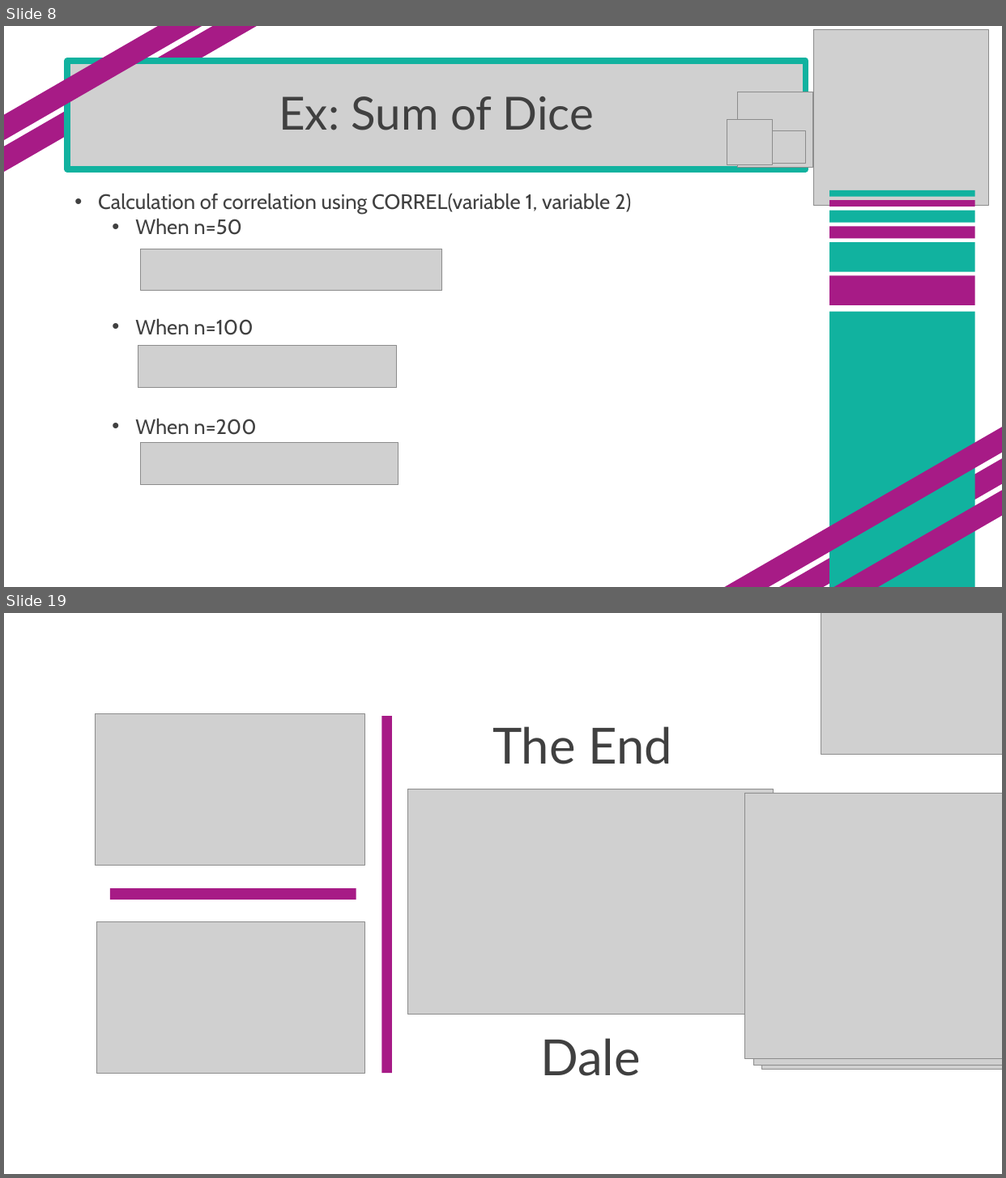
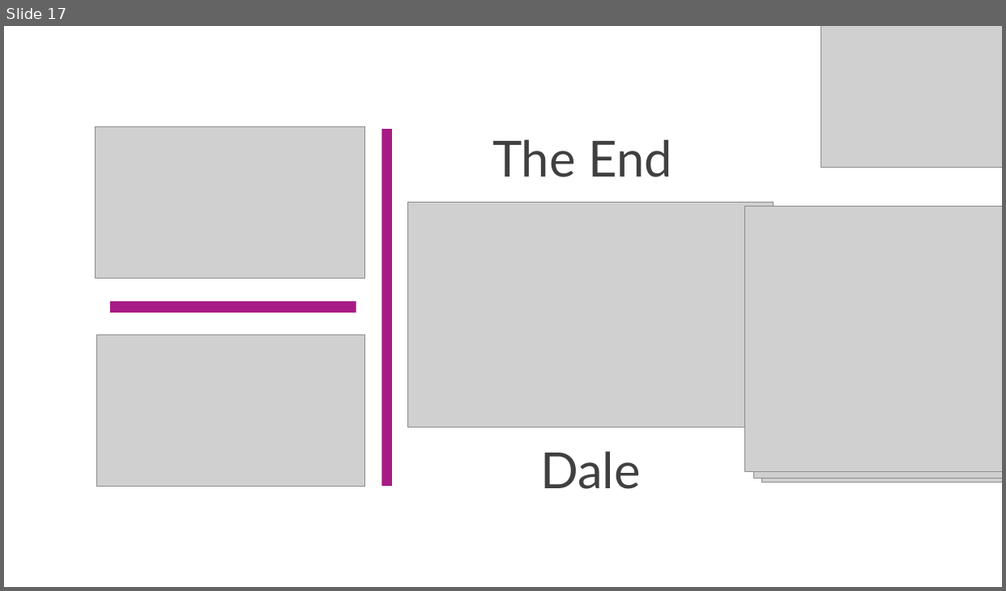
Before and after one commit to SuperMarioGiacomazzo/STOR305_WEBSITE, a slide deck: Lectures/Lecture 26/Lecture 26.pptx. Shown one above the other, each under a label of ours: slides 8 and 19 before the commit, slide 17 after it; the slides between them are not shown. The pictures are 1006x1178 and 1006x591 pixels, drawn with LibreOffice and Linux fonts; fonts in the diff are those of the drawing; grey boxes stand for pictures. Boxes give left, top, right and bottom in pixels: in the first picture for what was removed or moved away, otherwise in the second. Text is boxed around its words. In the diff, an @@ line names an element or a change of style, - is before the commit and + after.

```diff
--- a/Lectures/Lecture 26/Lecture 26.pptx
+++ b/Lectures/Lecture 26/Lecture 26.pptx
@@ slide 8 removed at (4,26,1002,587), background #FFFFFF @@
@@ rectangle removed at (4,26,268,184) @@
@@ rectangle removed at (4,26,253,160) @@
@@ picture removed at (813,30,988,205) @@
@@ picture removed at (68,62,806,169) @@
@@ title removed at (68,61,806,169) @@
-Ex: Sum of Dice
@@ picture removed at (738,92,812,168) @@
@@ picture removed at (727,120,772,165) @@
@@ picture removed at (773,130,806,164) @@
@@ text removed at (98,193,631,435) @@
-• Calculation of correlation using CORREL(variable 1, variable 2)
-  • When n=50
-  • When n=100
-  • When n=200
@@ rectangle removed at (829,190,975,197) @@
@@ rectangle removed at (829,200,975,207) @@
@@ rectangle removed at (829,210,975,222) @@
@@ rectangle removed at (829,227,975,238) @@
@@ rectangle removed at (829,242,975,272) @@
@@ picture removed at (140,249,442,290) @@
@@ rectangle removed at (829,276,975,306) @@
@@ rectangle removed at (829,312,975,587) @@
@@ picture removed at (138,346,396,387) @@
@@ rectangle removed at (701,408,1002,587) @@
@@ rectangle removed at (765,431,1002,587) @@
@@ picture removed at (140,443,398,485) @@
@@ rectangle removed at (778,455,1002,587) @@
@@ what was slide 19 is now slide 17 @@
```
Also in this commit, not shown: 15 slides added, 16 other slides removed, 59 other files.
